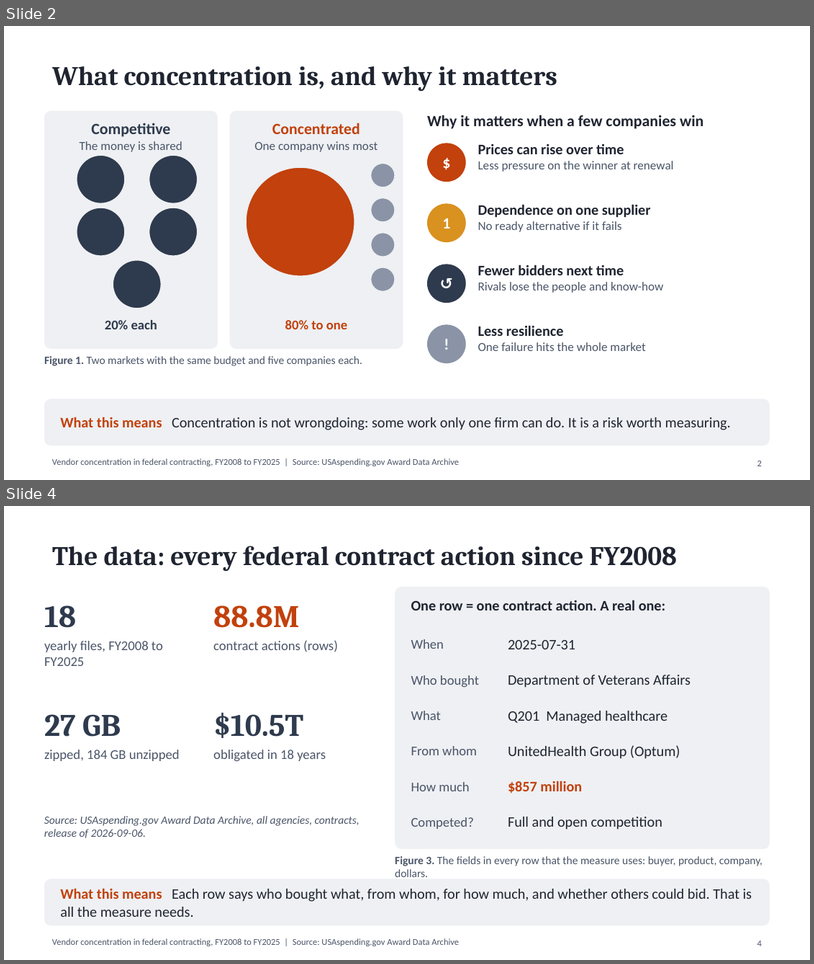
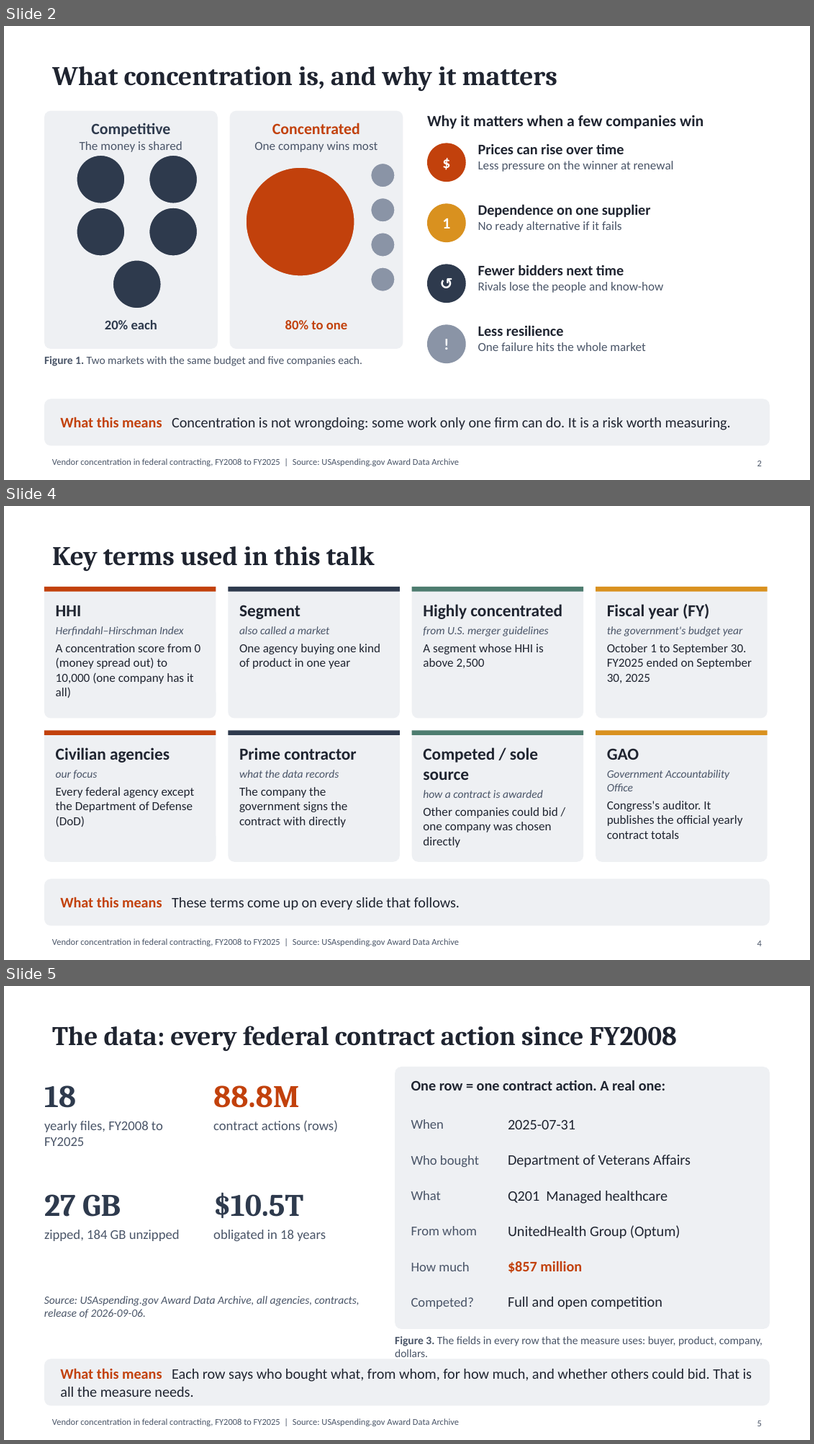
Before and after one commit to abh5227/federal-contracting-concentration, a slide deck: reports/eda/eda_presentation.pptx. Shown one above the other, each under a label of ours: slides 2 and 4 before the commit, slides 2, 4 and 5 after it; the slides between them are not shown. The pictures are 814x964 and 814x1444 pixels, drawn with LibreOffice and Linux fonts; fonts in the diff are those of the drawing. Boxes give left, top, right and bottom in pixels: in the first picture for what was removed or moved away, otherwise in the second. Text is boxed around its words. In the diff, an @@ line names an element or a change of style, - is before the commit and + after.

Commit message:
Explain the terms and methods behind every finding in the deck
- HHI is spelled out as the Herfindahl-Hirschman Index where it is
  introduced, and a new key-terms slide defines HHI, segment, highly
  concentrated, fiscal year, civilian agencies, prime contractor, competed
  and sole source, and GAO.
- A new slide names the method behind each finding in plain words, and every
  finding slide has a "How we found it" strip of three steps.
- Finding 2 explains a percentage point of the civilian share (40.5% to 47.8%,
  +7.2 points) and how the parts add up by agency.
- The rising-market slide is split in two: what "rising" means, shown on VA
  managed healthcare's line with its first-3 and last-3 year averages, and the
  shuffle test step by step, with what the Benjamini-Hochberg correction does.

```diff
--- a/reports/eda/eda_presentation.pptx
+++ b/reports/eda/eda_presentation.pptx
@@ slide 4 added at [4, 506, 810, 960], background #FFFFFF; not listed: 1 template element that a slide beside it also shows @@
@@ title added at [52, 546, 375, 572], 24 pt, text #1F2430, bold @@
+Key terms used in this talk
@@ rounded rectangle added at [44, 587, 216, 718], fill #EEF0F3 @@
@@ rectangle added at [44, 587, 216, 592], fill #C2410C @@
@@ rounded rectangle added at [228, 587, 400, 718], fill #EEF0F3 @@
@@ rectangle added at [228, 587, 400, 592], fill #2E3A4D @@
@@ rounded rectangle added at [412, 587, 584, 718], fill #EEF0F3 @@
@@ rectangle added at [412, 587, 584, 592], fill #4D7C6F @@
@@ rounded rectangle added at [596, 587, 768, 718], fill #EEF0F3 @@
@@ rectangle added at [596, 587, 768, 592], fill #D9911F @@
@@ text added at [56, 605, 201, 698], 11 pt, text #1F2430 @@
+HHI
+Herfindahl–Hirschman Index
+A concentration score from 0 (money spread out) to 10,000 (one company has it all)
@@ text added at [239, 605, 381, 669], 11 pt, text #1F2430 @@
+Segment
+also called a market
+One agency buying one kind of product in one year
@@ text added at [423, 604, 563, 668], 11 pt, text #1F2430 @@
+Highly concentrated
+from U.S. merger guidelines
+A segment whose HHI is above 2,500
@@ text added at [607, 604, 752, 683], 11 pt, text #1F2430 @@
+Fiscal year (FY)
+the government's budget year
+October 1 to September 30. FY2025 ended on September 30, 2025
@@ rounded rectangle added at [44, 730, 216, 862], fill #EEF0F3 @@
@@ rectangle added at [44, 730, 216, 735], fill #C2410C @@
@@ rounded rectangle added at [228, 730, 400, 862], fill #EEF0F3 @@
@@ rectangle added at [228, 730, 400, 735], fill #2E3A4D @@
@@ rounded rectangle added at [412, 730, 584, 862], fill #EEF0F3 @@
@@ rectangle added at [412, 730, 584, 735], fill #4D7C6F @@
@@ rounded rectangle added at [596, 730, 768, 862], fill #EEF0F3 @@
@@ rectangle added at [596, 730, 768, 735], fill #D9911F @@
@@ text added at [56, 747, 195, 826], 11 pt, text #1F2430 @@
+Civilian agencies
+our focus
+Every federal agency except the Department of Defense (DoD)
@@ text added at [239, 747, 356, 827], 11 pt, text #1F2430 @@
+Prime contractor
+what the data records
+The company the government signs the contract with directly
@@ text added at [423, 747, 558, 847], 11 pt, text #1F2430 @@
+Competed / sole source
+how a contract is awarded
+Other companies could bid / one company was chosen directly
@@ text added at [607, 748, 743, 839], 11 pt, text #1F2430 @@
+GAO
+Government Accountability Office
+Congress's auditor. It publishes the official yearly contract totals
@@ rounded rectangle added at [44, 878, 770, 925], fill #EEF0F3 @@
@@ text added at [60, 896, 460, 910], 13 pt, text #1F2430 @@
+What this means These terms come up on every slide that follows.
@@ page number added at [758, 940, 762, 946], 8 pt, text #4A5568 @@
+4
@@ what was slide 4 is now slide 5 @@
@@ page number at [758, 1420, 762, 1426]: text changed @@
-4
+5
```
Also in this commit, not shown: 12 slides changed, 2 other slides added, 2 other files.
